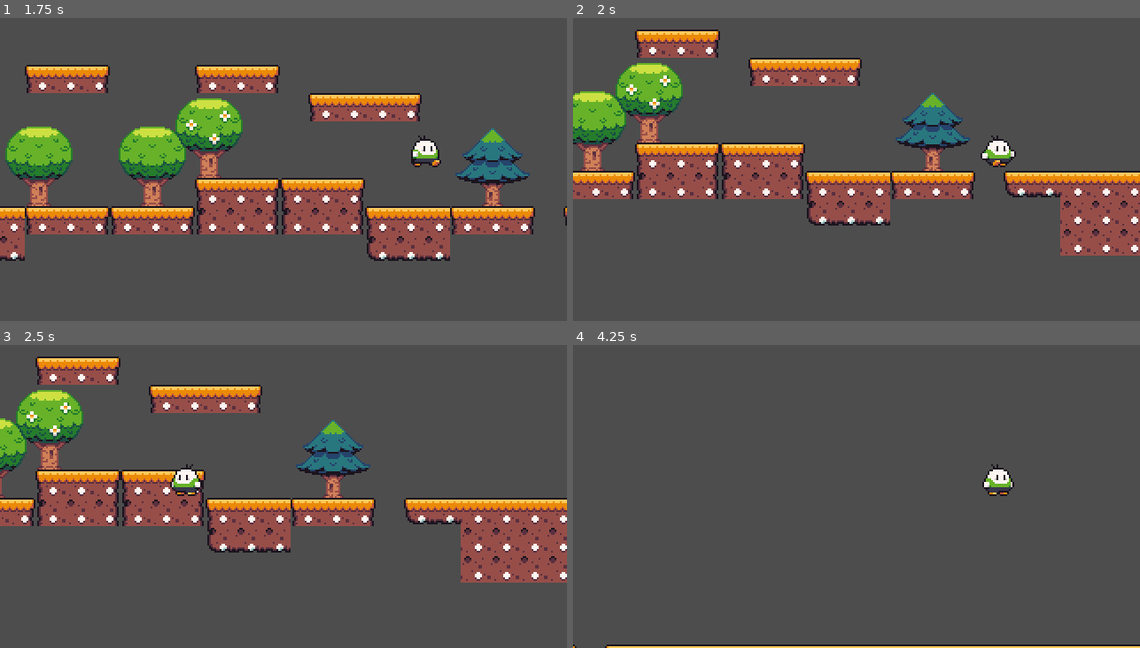
Above: before the commit, frames 1-4 (two rows, left to right).
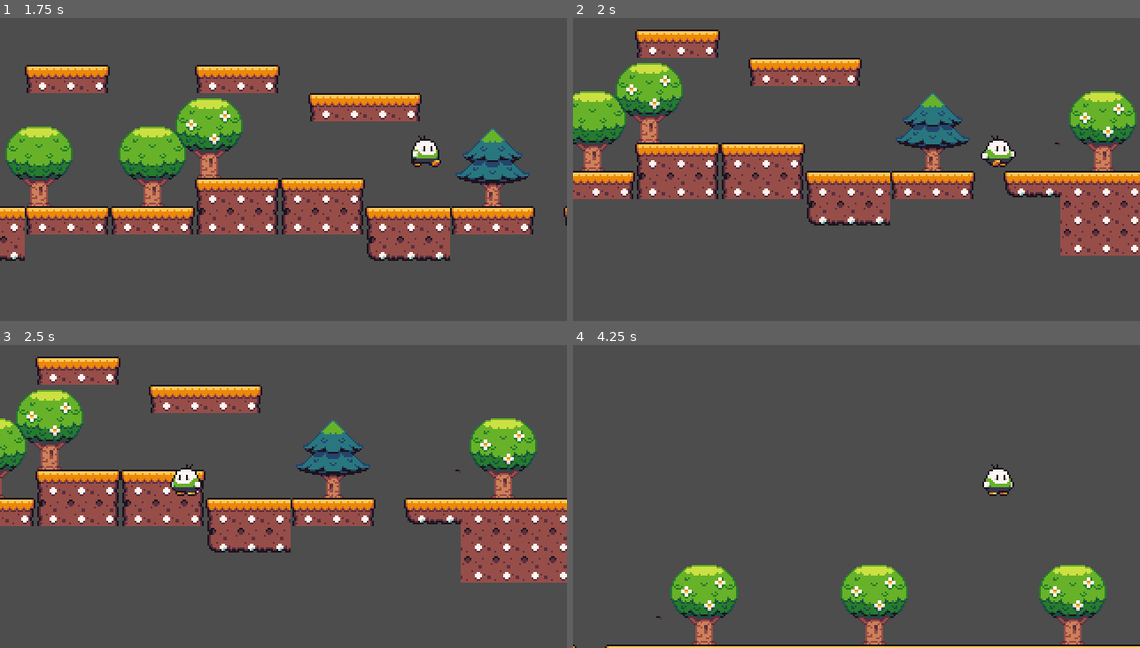
Above: after the commit, the same moments.

Repository: ederpbj/Jogo-de-plataforma-2D
Game: Godot game, scene res://Cenas/level.tscn
Same seed, same stepped clock (60 frames per second), same inputs: the game is played once before the commit and once after it.
Inputs:
- Up to frame 1 (1.75 s): tap Enter (ui_accept) at 0.5, 0.77, 1.52 s; hold Right (ui_right) from 0.53 s (still down)
- Up to frame 2 (2 s): keep holding Right (ui_right)
- Up to frame 3 (2.5 s): release Right (ui_right) at 2.03 s; hold Left (ui_left) from 2.03 s (still down)
- Up to frame 4 (4.25 s): release Left (ui_left) at 2.78 s; hold Right (ui_right) from 2.78 s (still down); tap Enter (ui_accept) at 3.02, 3.77 s

Frame 1 is identical in both runs. In frame 2, 2.1% of the frame differs, in the area x 85-100%, y 24-51%; in frame 3, 2.1%; in frame 4, 6.2%, in the area x 14-95%, y 72-99%.

Commit message:
mais árvores criadas

Diff:
--- a/Cenas/level.tscn
+++ b/Cenas/level.tscn
@@ -278,14 +278,14 @@
 tile_set = SubResource("TileSet_txhe7")
 format = 2
 layer_0/name = "Ground"
-layer_0/tile_data = PackedInt32Array(1048594, 196608, 1, 104 …(5611 unchanged characters)…  1, 851972, 262144, 1, 851973, 327680, 1)
+layer_0/tile_data = PackedInt32Array(1048594, 196608, 1, 104 …(5611 unchanged characters)…  1, 851972, 262144, 1, 851973, 327680, 1, 1048605, 589825, 3, 1048607, 720897, 3)
 layer_1/name = "Trees"
 layer_1/enabled = true
 layer_1/modulate = Color(1, 1, 1, 1)
 layer_1/y_sort_enabled = false
 layer_1/y_sort_origin = 0
 layer_1/z_index = 0
-layer_1/tile_data = PackedInt32Array(983065, 327681, 1, 9830 …(161 unchanged characters)…  1, 917520, 720897, 2, 983056, 720897, 3)
+layer_1/tile_data = PackedInt32Array(983065, 327681, 1, 9830 …(161 unchanged characters)…  1, 917520, 720897, 2, 983056, 720897, 3, 917534, 589825, 1, 983070, 589825, 2, 1048606, 589825, 3, 917535, 655361, 1, 983071, 655361, 2, 1048607, 655361, 3, 917536, 720897, 1, 983072, 720897, 2, 1048608, 720897, 3, 917540, 589825, 1, 983076, 589825, 2, 1048612, 589825, 3, 917541, 655361, 1, 983077, 655361, 2, 1048613, 655361, 3, 917542, 720897, 1, 983078, 720897, 2, 1048614, 720897, 3, 917547, 589825, 1, 983083, 589825, 2, 1048619, 589825, 3, 917548, 655361, 1, 983084, 655361, 2, 1048620, 655361, 3, 917549, 720897, 1, 983085, 720897, 2, 1048621, 720897, 3)
 
 [node name="Player" parent="." instance=ExtResource("3_m544g")]
 position = Vector2(40, 242)
